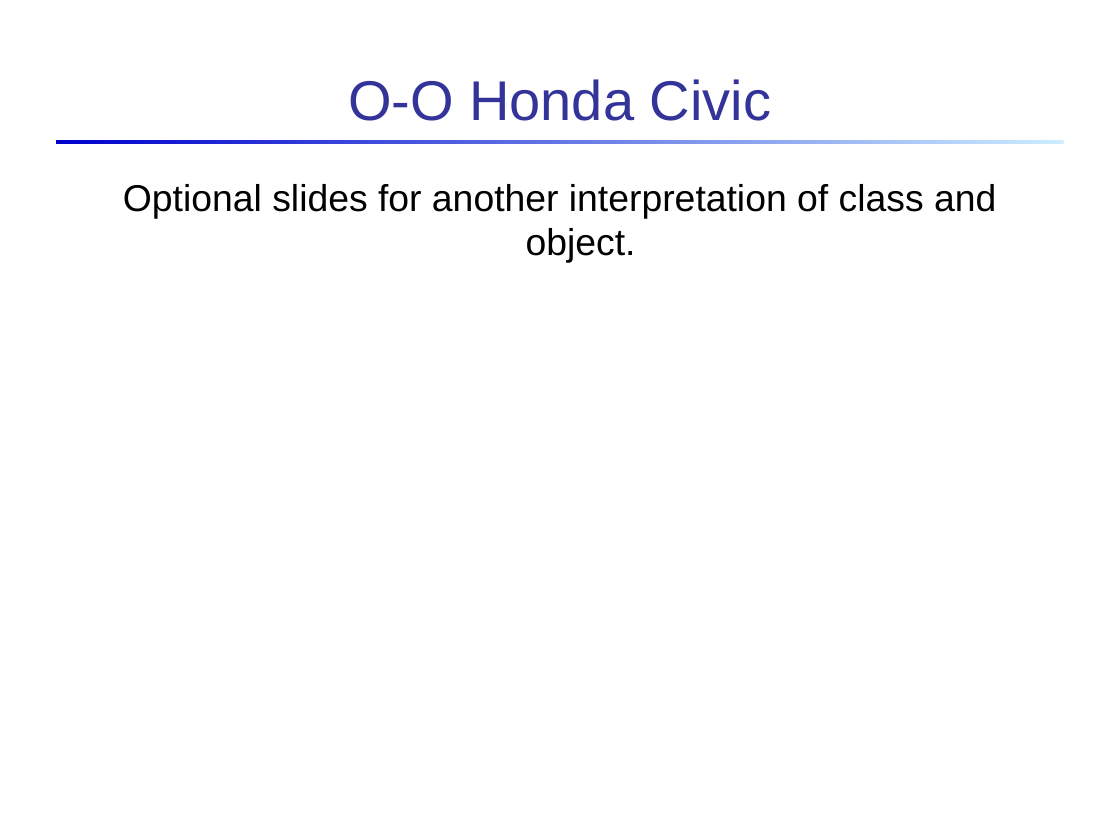
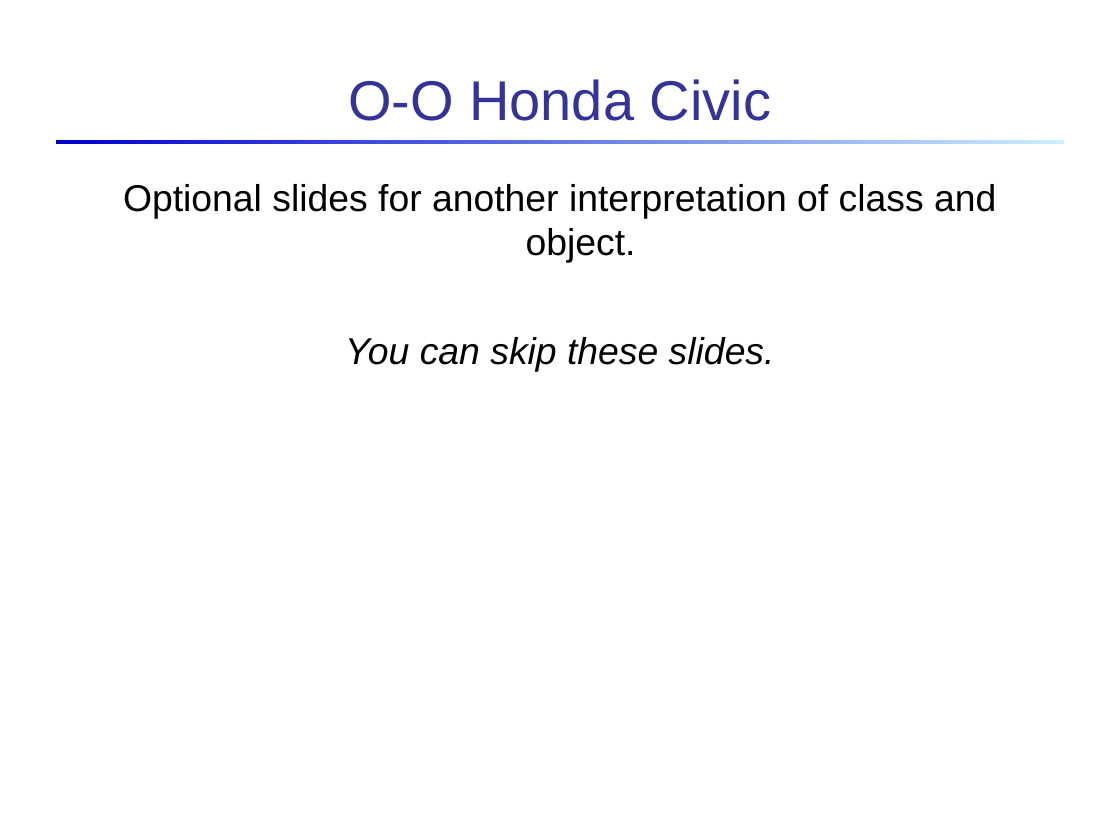
Before and after one commit to skeoop/skeoop.github.io, a slide deck: slide 27 of week1/3-Introduction-to-Objects.ppt. Drawn at 1120x840 pixels with LibreOffice and Linux fonts; fonts in the diff are those of the drawing. Boxes give left, top, right and bottom in pixels: in the first picture for what was removed or moved away, otherwise in the second. Text is boxed around its words. In the diff, an @@ line names an element or a change of style, - is before the commit and + after.

```diff
--- a/week1/3-Introduction-to-Objects.ppt
+++ b/week1/3-Introduction-to-Objects.ppt
@@ text at box(345, 337, 775, 371): paragraph added @@
+You can skip these slides.
```
Also in this commit, not shown: 7 other slides changed, 3 other files.
